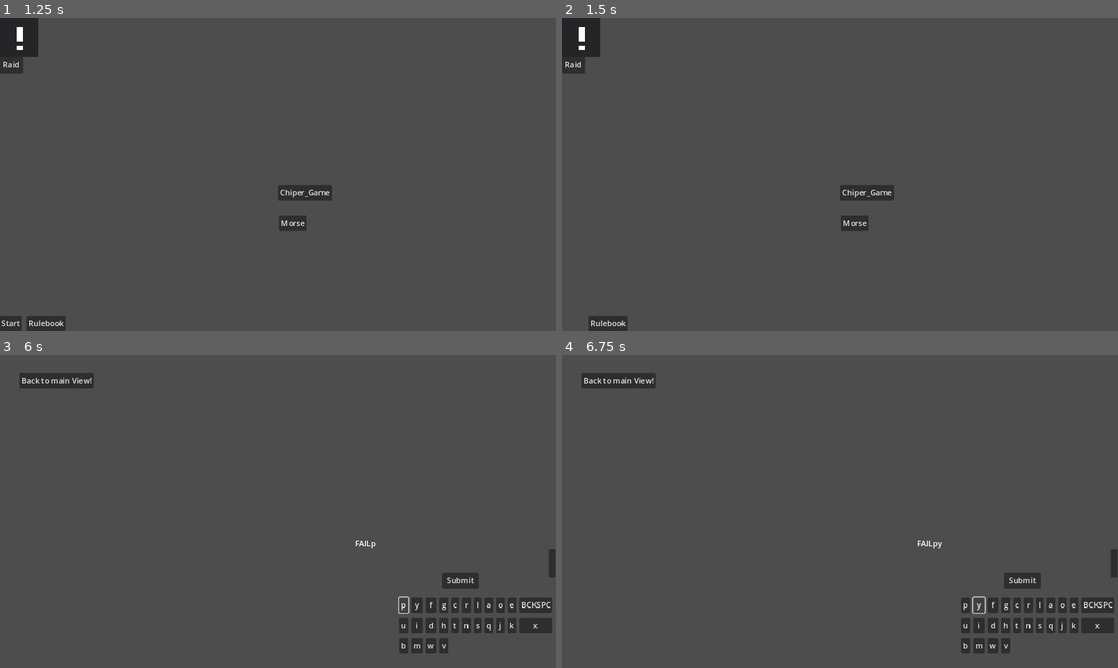
Above: before the commit, frames 1-4 (two rows, left to right).
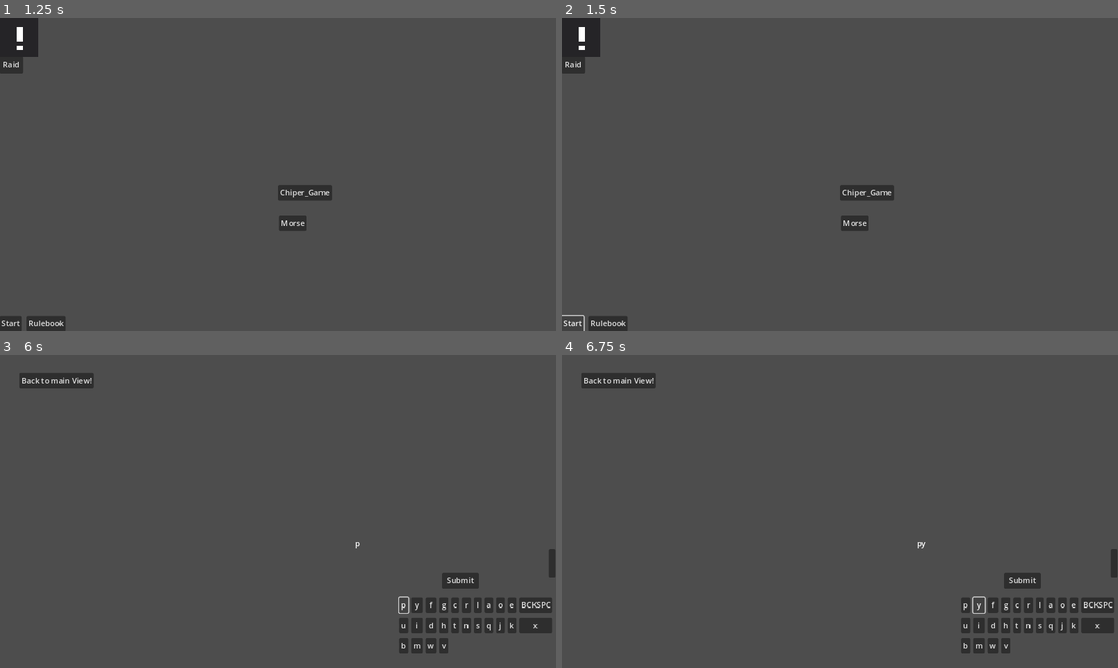
Above: after the commit, the same moments.

Repository: GRLT/Chropromet
Game: Godot game, scene res://Scenes/Main_Scenes/Title.tscn
The game is run twice, just before and just after one commit, with the same random seed, the same clock (stepped at 60 frames per second) and the same inputs.
Inputs (mouse positions are in pixels of both pictures, inside the frame that each line leads up to):
- Up to frame 1 (1.25 s): click "Start" at 0.5 s
- Up to frame 2 (1.5 s): click "Start" at 1.25 s
- Up to frame 3 (6 s): click (11, 661) at 2 s, where only the run after the commit has a clickable "Start"; click "Chiper_Game" at 2.75 s; click (550, 564) at 3.5 s; click (550, 564) at 4.25 s; click "Submit" at 5 s; click "p" at 5.75 s
- Up to frame 4 (6.75 s): click "y" at 6.5 s

Frame 1 is identical in both runs. In frame 2, less than 0.1% of the frame differs, in the area x 0-5%, y 94-100%; in frame 3, less than 0.1%; in frame 4, less than 0.1%.
Error after the commit: Parse Error: Too many arguments for "new()" call. Expected at most 2 but received 3. (res://Scripts/Singleton/Problem_Generator.gd:39)

Commit message:
Minor Fixes
Unnecesarry warning supressions removed clutter

Diff:
--- a/Scripts/Classes/Boolean_Minigame/Board.gd
+++ b/Scripts/Classes/Boolean_Minigame/Board.gd
@@ -7,12 +7,11 @@
 var col: int = 0
 var row: int = 0
 
-@warning_ignore("unsafe_method_access", "untyped_declaration")
 func _init(col:int, row:int) -> void:
     self.col = col
     self.row = row
     for i in col:
-        var row_t = []
+        var row_t:Array = []
         for j in row:
             if i + j < row:
                 row_t.append(Logic_Gate.new([Logic_Gate.connection_values.NONE], Logic_Gate.gate_types.NONE))
--- a/Scripts/Singleton/Problem_Generator.gd
+++ b/Scripts/Singleton/Problem_Generator.gd
@@ -6,7 +6,6 @@
 
 signal chiper(problems: Caesar_Shift_Object)
 signal keyboard_layout(layout: String)
-signal raid()
 signal morse(morse_object: Morse)
 signal load_map(data: Array)
 
@@ -29,13 +28,15 @@
     # neat, and I should leave it here
     #var root := get_node("../Main_Node")
 
+
     timer_for_problem_gen()
 
     load_map.connect(
         func(data: Array) -> void:
             load_from_file(data)
     )
-
+    await get_tree().process_frame
+    SignalBus.raid_prep.emit(Raid_Object.new(2, 10, 4))
 
 func timer_for_problem_gen() -> void:
     problem_timer.paused = true
@@ -65,10 +66,6 @@
         elif i is Morse:
             morse_message(i.getMessage() as String, i.getDuration() as int)
 
-func raid_prep(raid_start: float, duration: float) -> void:
-    var raid_obj: Raid_Object = Raid_Object.new(raid_start, duration)
-    problems.push_back(raid_obj)
-
 
 func supply_drop(x: int, y: int, type: String) -> void:
     var supply_drop_obj := Supply_Drop.new(x, y, type)
@@ -86,31 +83,23 @@
     problems.push_back(morse_obj)
 
 
-func raid_timer_timeout(duration: float) -> void:
-    if emit_signal("active_raid", duration) == ERR_UNAVAILABLE:
-        push_warning("Failed to send active_raid signal!")
-
-
 func setup() -> void:
     keyboard_layout.emit(layout.pick_random())
 
 
 func send_problem() -> void:
-    print(problems)
     if problems.size() > 0:
         var current := problems[0]
+
         print("Sending current problem: ", current)
         if current is Caesar_Shift_Object:
             chiper.emit(current)
             problems.pop_front()
 
         if current is Raid_Object:
-            var current_Raid_Object: Raid_Object = current
-            #Just send a signal and let raid singelton handle it
-            raid.emit()
-            #raid_send(current_Raid_Object.getRaidStart(), current_Raid_Object.getDuration())
+            var current_raid_object: Raid_Object = current
+            SignalBus.raid_prep.emit(current_raid_object)
             problems.pop_front()
-
 
         if current is Morse:
             morse.emit(current as Morse)
--- a/Scripts/Singleton/Signal_Bus.gd
+++ b/Scripts/Singleton/Signal_Bus.gd
@@ -1,6 +1,4 @@
 extends Node
 
 signal scene_to_main
-
-func _ready() -> void:
-    pass
+signal raid_prep(current_raid_object: Raid_Object)
